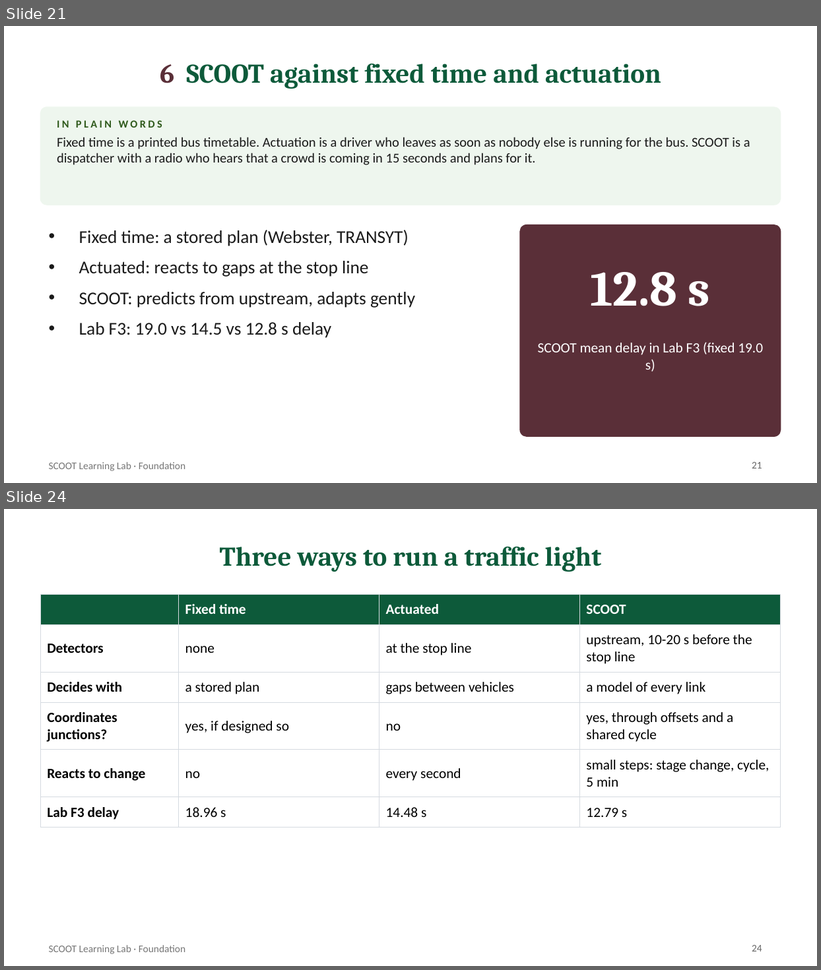
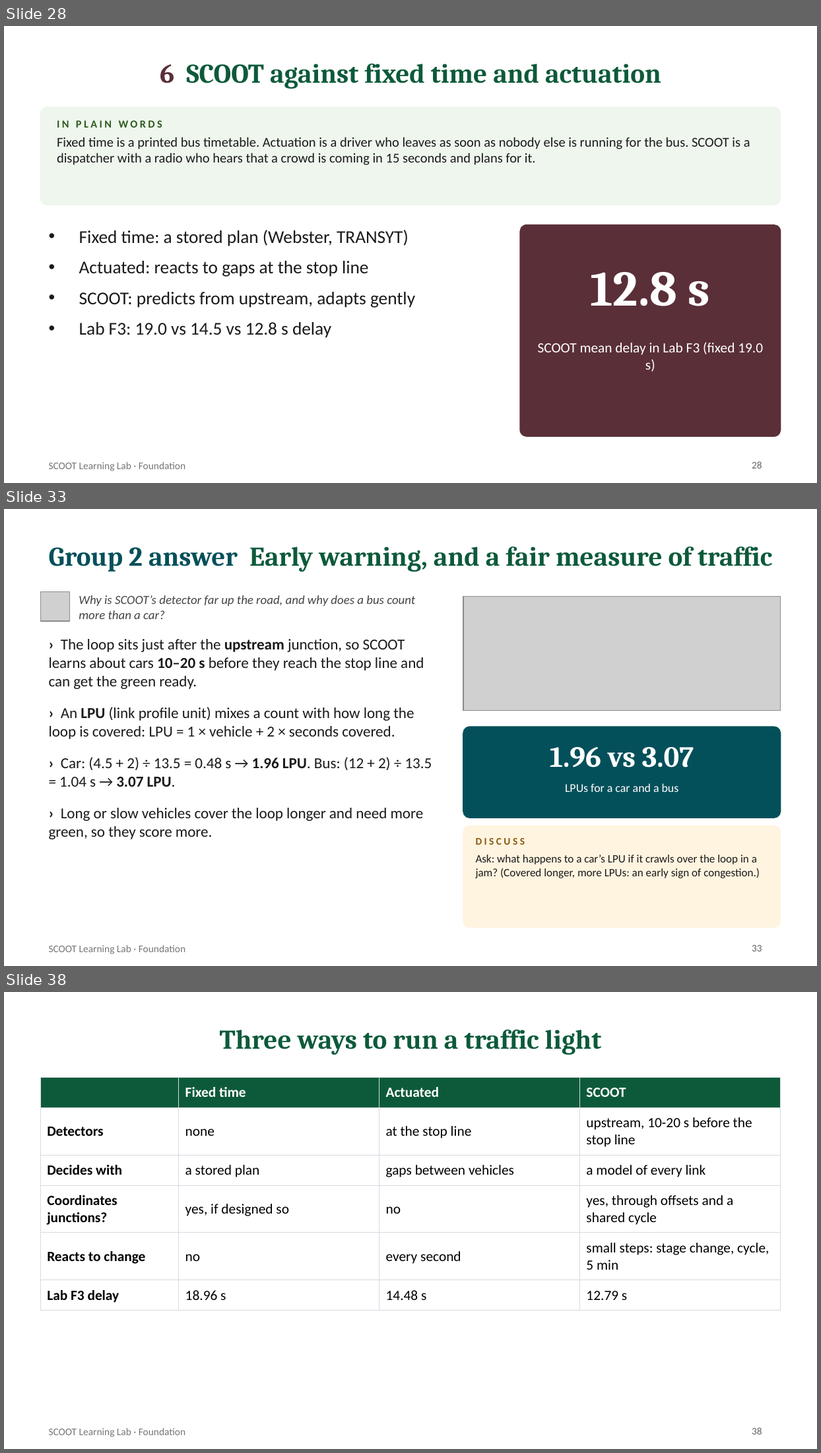
Before and after one commit to smrahmanbd/scoot-learning-lab, a slide deck: docs/materials/SCOOT_Foundation_Presentation.pptx. Shown one above the other, each under a label of ours: slides 21 and 24 before the commit, slides 28, 33 and 38 after it; the slides between them are not shown. The pictures are 821x970 and 821x1453 pixels, drawn with LibreOffice and Linux fonts; fonts in the diff are those of the drawing; grey boxes stand for pictures. Boxes give left, top, right and bottom in pixels: in the first picture for what was removed or moved away, otherwise in the second. Text is boxed around its words. In the diff, an @@ line names an element or a change of style, - is before the commit and + after.

```diff
--- a/docs/materials/SCOOT_Foundation_Presentation.pptx
+++ b/docs/materials/SCOOT_Foundation_Presentation.pptx
@@ slide 33 added at <box>4,509,817,966</box>, background #FFFFFF; not listed: 1 template element that a slide beside it also shows @@
@@ title added at <box>49,547,772,572</box>, 24 pt, text #0D5A3A, bold @@
+Group 2 answer Early warning, and a fair measure of traffic
@@ picture added at <box>40,592,70,621</box> @@
@@ text added at <box>79,595,415,619</box>, 11 pt, text #444444, italic @@
+Why is SCOOT’s detector far up the road, and why does a bus count more than a car?
@@ picture added at <box>463,597,781,712</box> @@
@@ text added at <box>49,639,432,840</box>, 13.5 pt, text #1A1A1A @@
+› The loop sits just after the upstream junction, so SCOOT learns about cars 10–20 s before they reach the stop line and can get the green ready.
+› An LPU (link profile unit) mixes a count with how long the loop is covered: LPU = 1 × vehicle + 2 × seconds covered.
+› Car: (4.5 + 2) ÷ 13.5 = 0.48 s → 1.96 LPU. Bus: (12 + 2) ÷ 13.5 = 1.04 s → 3.07 LPU.
+› Long or slow vehicles cover the loop longer and need more green, so they score more.
@@ rounded rectangle added at <box>463,727,781,818</box>, fill #04505A, outline #04505A 1 pt @@
@@ text added at <box>550,747,694,768</box>, 26 pt, text #FFFFFF, bold @@
+1.96 vs 3.07
@@ text added at <box>565,784,679,792</box>, 10.5 pt, text #FFFFFF @@
+LPUs for a car and a bus
@@ rounded rectangle added at <box>463,826,781,927</box>, fill #FFF4E0, outline #FFF4E0 1 pt @@
@@ text added at <box>476,838,525,845</box>, 9 pt, text #8A5A12, bold @@
+DISCUSS
@@ text added at <box>476,855,760,879</box>, 10 pt, text #1A1A1A @@
+Ask: what happens to a car’s LPU if it crawls over the loop in a jam? (Covered longer, more LPUs: an early sign of congestion.)
@@ page number added at <box>752,945,762,952</box>, 9 pt, text #666666 @@
+33
@@ what was slide 21 is now slide 28 @@
@@ page number at <box>752,462,762,469</box>: text changed @@
-21
+28
@@ what was slide 24 is now slide 38 @@
@@ page number at <box>752,1428,762,1435</box>: text changed @@
-24
+38
```
Also in this commit, not shown: 4 slides changed, 13 other slides added, 1 other file.
